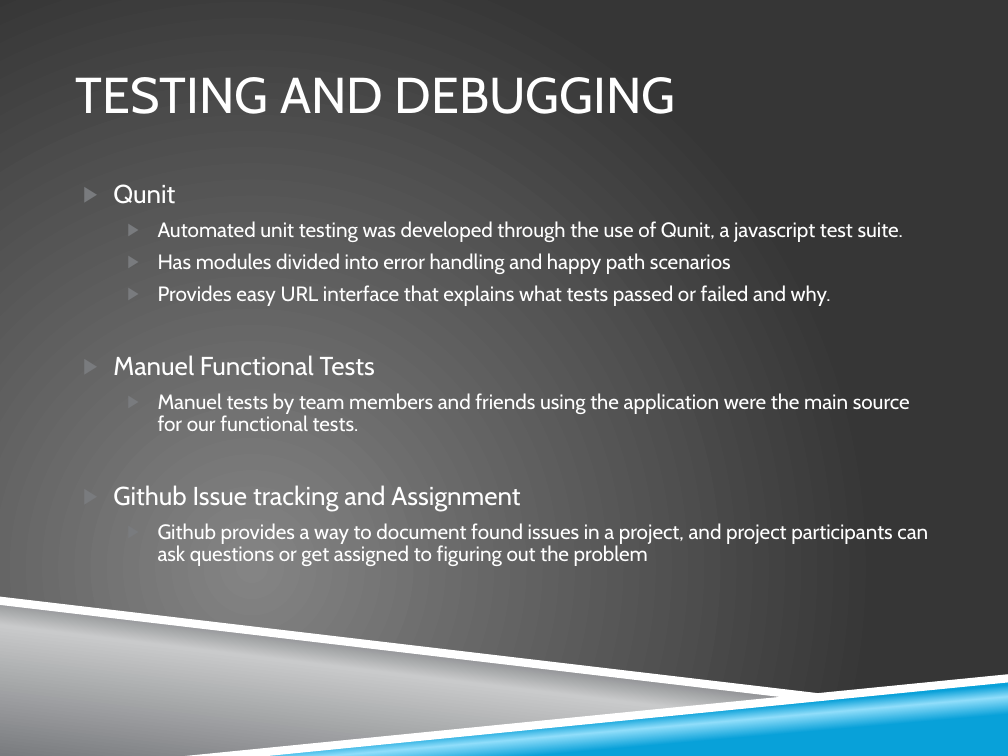
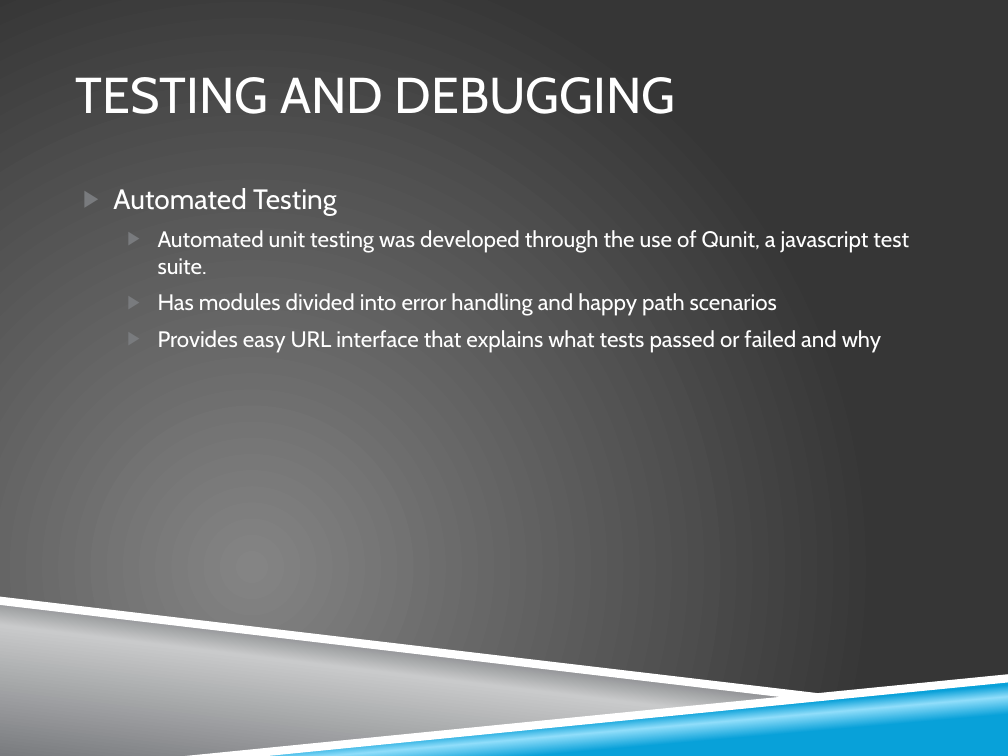
Before and after one commit to zkhalapyan/whoop-txt, a slide deck: slide 20 of doc/final_presentation.pptx (slide 17 before the commit). Drawn at 1008x756 pixels with LibreOffice and Linux fonts; fonts in the diff are those of the drawing; background and template pictures are left out. Boxes give left, top, right and bottom in pixels: in the first picture for what was removed or moved away, otherwise in the second. Text is boxed around its words. In the diff, an @@ line names an element or a change of style, - is before the commit and + after.

Commit message:
(Wade) Fixed lots of stuff from mid-term section of presentation, added stuff for front end, testing and issue tracker, etc. Only part that needs to be done still is desktop.

```diff
--- a/doc/final_presentation.pptx
+++ b/doc/final_presentation.pptx
@@ text at (113,188,337,215): text changed; size 18.5 to 20 pt @@
-▶ Qunit
+▶ Automated Testing
@@ text at (158,230,909,316): size 14.8 to 16 pt in "Automated unit testing was developed through the ...", "Has modules divided into error handling and ..."; line spacing 0.9 to 1 @@
@@ text at (158,330,881,353): text changed; size 14.8 to 16 pt @@
-  ▶ Provides easy URL interface that explains what tests passed or failed and why.
-▶ Manuel Functional Tests
-  ▶ Manuel tests by team members and friends using the application were the main source for our functional tests.
-▶ Github Issue tracking and Assignment
-  ▶ Github provides a way to document found issues in a project, and project participants can ask questions or get assigned to figuring out the problem
+  ▶ Provides easy URL interface that explains what tests passed or failed and why
```
Also in this commit, not shown: 9 other slides changed, 3 slides added.
